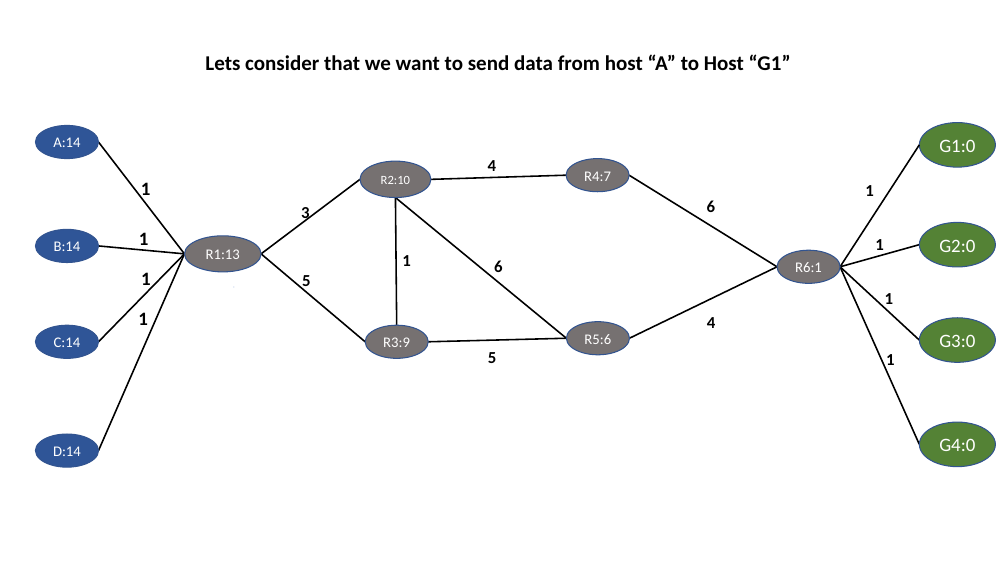
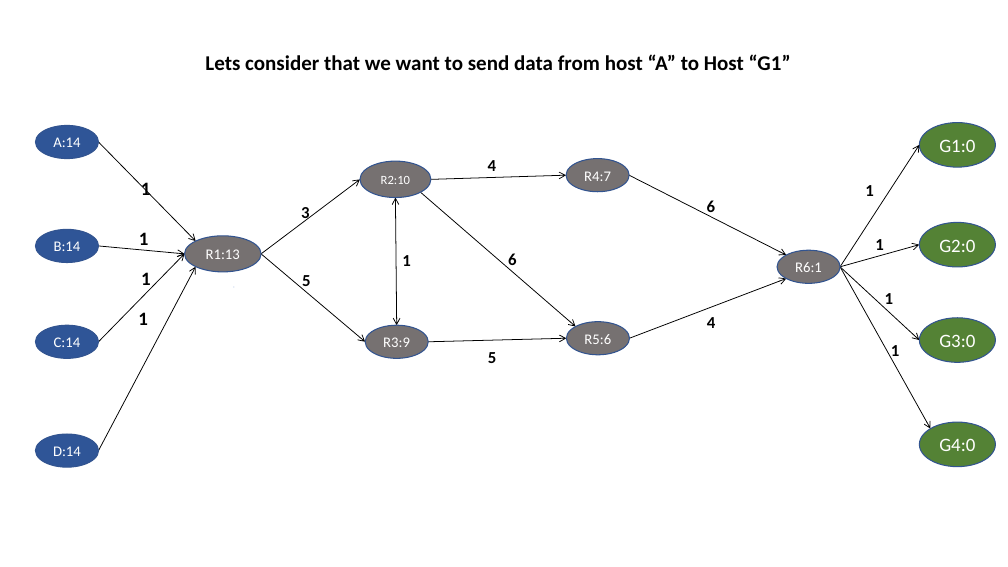
Before and after one commit to AlenizyAbdulrahman/CS361_Project, a slide deck: slide 2 of Shared/Presentation1.pptx. Drawn at 1008x567 pixels with LibreOffice and Linux fonts; fonts in the diff are those of the drawing. Boxes give left, top, right and bottom in pixels: in the first picture for what was removed or moved away, otherwise in the second. Text is boxed around its words. In the diff, an @@ line names an element or a change of style, - is before the commit and + after.

```diff
--- a/Shared/Presentation1.pptx
+++ b/Shared/Presentation1.pptx
@@ line moved from (98, 142) - (185, 254) to (98, 142) - (196, 241) @@
@@ line (98, 142) - (196, 241): line to arrow; stroke #000000 1.5 pt to #000000 0.75 pt @@
@@ line (840, 267) - (920, 145): line to arrow; stroke #000000 1.5 pt to #000000 0.75 pt @@
@@ line (261, 254) - (360, 179): line to arrow; stroke #000000 1.5 pt to #000000 0.75 pt @@
@@ line (431, 179) - (566, 175): line to arrow; stroke #000000 1.5 pt to #000000 0.75 pt @@
@@ line moved from (629, 175) - (777, 267) to (629, 175) - (786, 255) @@
@@ line (629, 175) - (786, 255): line to arrow; stroke #000000 1.5 pt to #000000 0.75 pt @@
@@ line (395, 197) - (397, 325): line to double arrow; stroke #000000 1.5 pt to #000000 0.75 pt @@
@@ line moved from (395, 197) - (566, 338) to (420, 192) - (575, 327) @@
@@ line (420, 192) - (575, 327): line to arrow; stroke #000000 1.5 pt to #000000 0.75 pt @@
@@ line (98, 246) - (185, 254): line to arrow; stroke #000000 1.5 pt to #000000 0.75 pt @@
@@ line (98, 342) - (185, 254): line to arrow; stroke #000000 1.5 pt to #000000 0.75 pt @@
@@ line moved from (98, 451) - (185, 254) to (98, 451) - (196, 267) @@
@@ line (98, 451) - (196, 267): line to arrow; stroke #000000 1.5 pt to #000000 0.75 pt @@
@@ line (261, 254) - (365, 342): line to arrow; stroke #000000 1.5 pt to #000000 0.75 pt @@
@@ text "6" rewrapped from (x1=494, y1=260, x2=502, y2=272) to (x1=508, y1=253, x2=516, y2=269) @@
@@ line (840, 267) - (920, 245): line to arrow; stroke #000000 1.5 pt to #000000 0.75 pt @@
@@ line (840, 267) - (920, 340): line to arrow; stroke #000000 1.5 pt to #000000 0.75 pt @@
@@ line moved from (920, 445) - (840, 267) to (840, 267) - (931, 429) @@
@@ line (840, 267) - (931, 429): line to arrow; stroke #000000 1.5 pt to #000000 0.75 pt @@
@@ line moved from (630, 338) - (777, 267) to (630, 338) - (786, 278) @@
@@ line (630, 338) - (786, 278): line to arrow; stroke #000000 1.5 pt to #000000 0.75 pt @@
@@ 4 arrows moved together from (x1=428, y1=145, x2=920, y2=342) to (x1=428, y1=145, x2=920, y2=342) @@
@@ line (428, 342) - (566, 338): line to arrow; stroke #000000 1.5 pt to #000000 0.75 pt @@
@@ text "1" moved from (x1=886, y1=354, x2=894, y2=370) to (x1=891, y1=345, x2=899, y2=360) @@
```
Also in this commit, not shown: 1 other slide changed, 6 other files.
